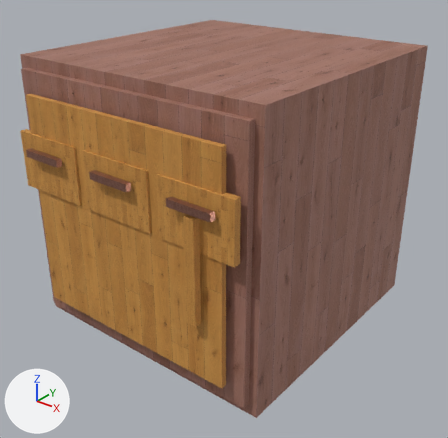
Two versions of the glTF model assets/models/cabinet.gltf, one commit apart.
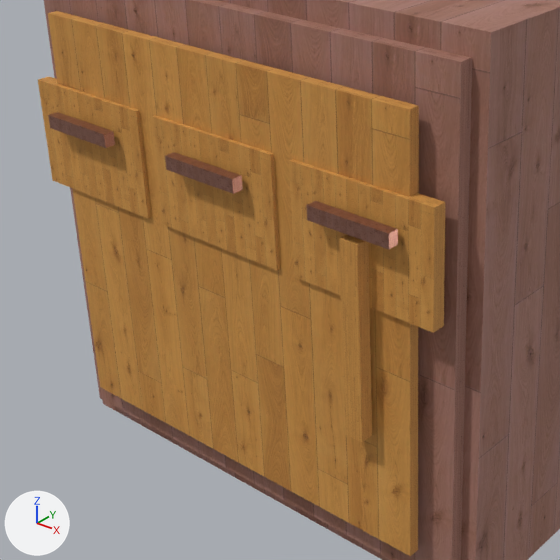
There are two pictures of each version: one whole from a camera (50 mm lens) standing at (1.347, -1.721, 0.91) and looking at (0.037, -0.083, -0.105), one close up on the part from 0% to 68% of the width and 20% to 89% of the height. Arrows for +X, +Y and +Z are at lower left; the lights stay in place. The older version's two pictures come first. Vertices at exactly the same position are counted once.

Before the edit, the objects in view are built like this:
```python
me_cabinet_accent = bpy.data.meshes.new('cabinet_accent')
me_cabinet_accent.from_pydata(...)  # a box spanning x -0.5..0.5, y -0.5..0.5, z -0.5..0.5
me_cabinet_accent.materials.append(mat_accent)
me_cabinet_base = bpy.data.meshes.new('cabinet_base')
me_cabinet_base.from_pydata(...)  # a box spanning x -0.5..0.5, y -0.5..0.5, z -0.5..0.5
me_cabinet_base.materials.append(mat_base)
me_cabinet_metal = bpy.data.meshes.new('cabinet_metal')
me_cabinet_metal.from_pydata(...)  # a box spanning x -0.5..0.5, y -0.5..0.5, z -0.5..0.5
me_cabinet_metal.materials.append(mat_metal)
ob_body = bpy.data.objects.new('body', me_cabinet_base)
ob_body.parent = ob_cabinet
ob_body.location = (0.0, 0.0, 0.0)
ob_drawer_handle_0 = bpy.data.objects.new('drawer_handle_0', me_cabinet_metal)
ob_drawer_handle_0.parent = ob_cabinet
ob_drawer_handle_0.location = (0.0, -0.585, 0.2)
ob_drawer_handle_0.scale = (0.16, 0.02, 0.025)
ob_drawer_handle_0_32 = bpy.data.objects.new('drawer_handle_0.32', me_cabinet_metal)
ob_drawer_handle_0_32.parent = ob_cabinet
ob_drawer_handle_0_32.location = (0.32, -0.585, 0.2)
ob_drawer_handle_0_32.scale = (0.16, 0.02, 0.025)
ob_drawer_handle__0_32 = bpy.data.objects.new('drawer_handle_-0.32', me_cabinet_metal)
ob_drawer_handle__0_32.parent = ob_cabinet
ob_drawer_handle__0_32.location = (-0.32, -0.585, 0.2)
ob_drawer_handle__0_32.scale = (0.16, 0.02, 0.025)
ob_handle = bpy.data.objects.new('handle', me_cabinet_accent)
ob_handle.parent = ob_cabinet
ob_handle.location = (0.32, -0.58, 0.0)
ob_handle.scale = (0.035, 0.025, 0.35)
# also in view: 'front' at (0.0, -0.51, 0.0); 'panel' at (0.0, -0.55, 0.0); 'drawer_0.32' at (0.32, -0.555, 0.16); 'drawer_0' at (0.0, -0.555, 0.16); 'drawer_-0.32' at (-0.32, -0.555, 0.16)
```
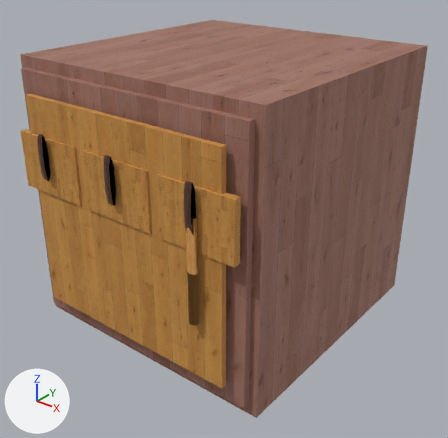
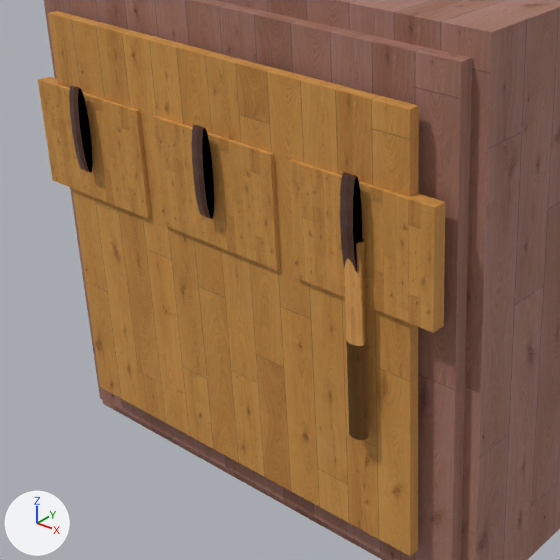
Location of each change, [x1, y1, x2, y2] in pixels of the close-ups (560 x 560 px):
'handle', reshaped (24% narrower)
    before: [339, 235, 372, 442]
    after: [344, 237, 369, 440]
'drawer_handle_0.32', reshaped, turned
    before: [306, 201, 398, 249]
    after: [340, 172, 362, 272]
'drawer_handle_0', reshaped, turned
    before: [165, 152, 243, 194]
    after: [192, 124, 214, 219]
'drawer_handle_-0.32', reshaped, turned
    before: [48, 112, 115, 148]
    after: [69, 85, 93, 173]
part 1 of me_cabinet_metal, reshaped
    before: [48, 112, 398, 249]
    after: [69, 85, 362, 272]

The change, as a list of edits to the scene's bpy script:
```text
Change me_cabinet_metal:
    used by ob_drawer_handle__0_32; parent = ob_cabinet; location = (-0.32, -0.585, 0.2); scale = (0.16, 0.02, 0.025)
    remove me_cabinet_metal.from_pydata(...)  # 8 vertices, 12 faces; spans x -0.5..0.5, y -0.5..0.5, z -0.5..0.5
    add me_cabinet_metal.from_pydata(...)  # 52 vertices, 96 faces; spans x -0.5..0.5, y -0.5..0.5, z -0.5..0.5
    me_cabinet_metal part 1: the whole mesh is rebuilt
Add me_cabinet_accent_cylinder:
    me_cabinet_accent_cylinder.from_pydata(...)  # 52 vertices, 96 faces; spans x -0.5..0.5, y -0.5..0.5, z -0.5..0.5
    me_cabinet_accent_cylinder.materials.append(mat_accent)
Change ob_handle:
    ob_handle: bpy.data.objects.new('handle', me_cabinet_accent) -> bpy.data.objects.new('handle', me_cabinet_accent_cylinder)
Change ob_drawer_handle__0_32:
    ob_drawer_handle__0_32.rotation_euler: (0.0, 0.0, 0.0) -> (0.0, 1.571, 0.0)  # degrees (0, 0, 0) -> degrees (0, 90, 0)
Change ob_drawer_handle_0:
    ob_drawer_handle_0.rotation_euler: (0.0, 0.0, 0.0) -> (0.0, 1.571, 0.0)  # degrees (0, 0, 0) -> degrees (0, 90, 0)
Change ob_drawer_handle_0_32:
    ob_drawer_handle_0_32.rotation_euler: (0.0, 0.0, 0.0) -> (0.0, 1.571, 0.0)  # degrees (0, 0, 0) -> degrees (0, 90, 0)
```
